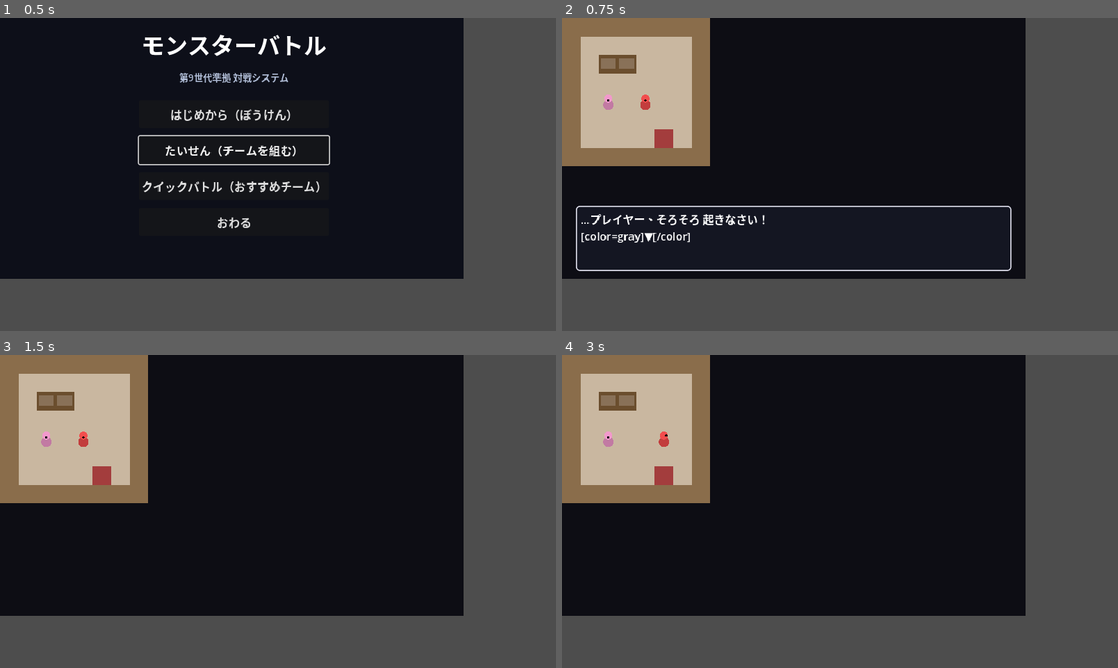
Above: before the commit, frames 1-4 (two rows, left to right).
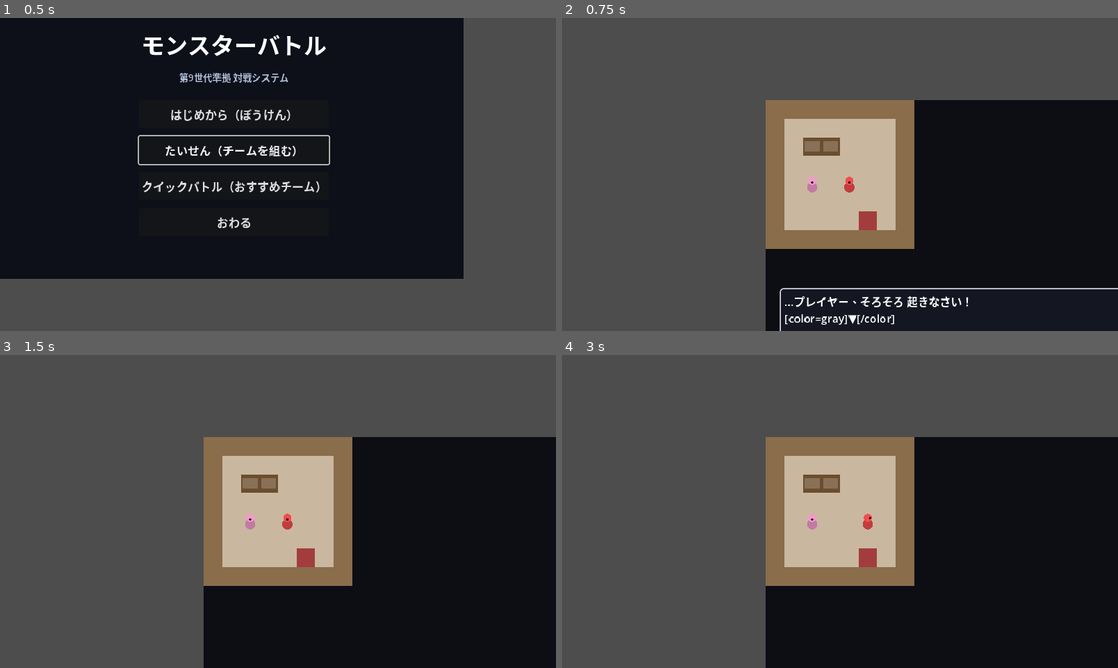
Above: after the commit, the same moments.

Repository: sevenssumeragi-code/pokemon
Game: Godot game, scene res://scenes/main.tscn
The game is run twice, just before and just after one commit, with the same random seed, the same clock (stepped at 60 frames per second) and the same inputs.
Inputs (mouse positions are in pixels of both pictures, inside the frame that each line leads up to):
- Up to frame 1 (0.5 s): no input
- Up to frame 2 (0.75 s): click "はじめから（ぼうけん）" at 0.5 s
- Up to frame 3 (1.5 s): tap Enter at 1.25 s; drag from (233, 486) to (333, 442) at 1.27 s
- Up to frame 4 (3 s): tap Space at 2 s; drag from (728, 527) to (812, 574) at 2.02 s; tap Enter at 2.75 s; move the mouse to (895, 442) at 2.77 s; hold Right from 2.78 s (still down); tap X at 2.85 s

Frame 1 is identical in both runs. In frame 2, 76% of the frame differs, in the area x 0-100%, y 0-100%; in frame 3, 76%; in frame 4, 76%.

Commit message:
RPG screenshots tool, camera centering on small maps, wild appearance message
Co-Authored-By: Claude Fable 5.1 <noreply@anthropic.com>
Claude-Session: https://claude.ai/code/session_01TdERNpyxrCgh3cwQFBbSt3

Diff:
--- a/tests/rpg_playthrough.gd
+++ b/tests/rpg_playthrough.gd
@@ -5,6 +5,7 @@
 
 var main: MainUI
 var ctrl: RPGController
+var gstate: GameState
 var frames := 0
 var plan: Array = []
 var step_i := 0
@@ -20,6 +21,7 @@
 	root.add_child(main)
 	main.start_new_game()
 	ctrl = main._current
+	gstate = ctrl.state
 	ctrl.auto_play = true
 	ctrl.move_duration = 0.0
 	ctrl.state.rng_seed = 4242
@@ -71,8 +73,8 @@
 	if frames > 400000:
 		return _fail("frame limit")
 	if not (main._current is RPGController):
-		if ctrl.state.flag("game_cleared", false):
-			print("PLAYTHROUGH_OK frames=%d steps=%d party=%s" % [frames, ctrl.steps_taken, _party_desc()])
+		if gstate.flag("game_cleared", false):
+			print("PLAYTHROUGH_OK frames=%d party=%s money=%d dex_caught=%d" % [frames, _party_desc(), gstate.money, gstate.dex_caught.size()])
 			_cleanup()
 			quit(0)
 			return true
@@ -138,7 +140,7 @@
 
 func _party_desc() -> String:
 	var parts: PackedStringArray = []
-	for p in ctrl.state.party:
+	for p in gstate.party:
 		parts.append("%s Lv%d" % [p.species, p.level])
 	return ", ".join(parts)
 
--- /dev/null
+++ b/tools/screenshot_rpg.gd
@@ -0,0 +1,73 @@
+extends SceneTree
+## RPG screenshots: overworld, dialog, menu, party, wild battle. Run under xvfb-run like screenshot.gd.
+var _step := 0
+var _frames := 0
+var _main: MainUI
+var _ctrl: RPGController
+
+func _initialize() -> void:
+	GameData.ensure_loaded()
+	GameState.slot_prefix = "shot_save"
+	DirAccess.make_dir_recursive_absolute(ProjectSettings.globalize_path("res://reports/screenshots"))
+	_main = MainUI.new()
+	root.add_child(_main)
+
+func _shot(name: String) -> void:
+	root.get_viewport().get_texture().get_image().save_png("res://reports/screenshots/%s.png" % name)
+	print("saved ", name)
+
+func _process(_d: float) -> bool:
+	_frames += 1
+	match _step:
+		0:
+			if _frames > 8:
+				_main.start_new_game()
+				_ctrl = _main._current
+				_ctrl.move_duration = 0.0
+				_step = 1; _frames = 0
+		1:
+			if _frames > 8:
+				_shot("10_rpg_home_dialog")
+				_ctrl.dialog_confirm(); _ctrl.dialog_confirm()
+				_step = 2; _frames = 0
+		2:
+			if _frames > 5:
+				_ctrl.state.set_flag("intro_done", true)
+				_ctrl.load_map("town", 7, 7, "down")
+				_ctrl.dialog_confirm()
+				_step = 3; _frames = 0
+		3:
+			if _frames > 8:
+				_shot("11_rpg_town")
+				_ctrl.open_menu()
+				_step = 4; _frames = 0
+		4:
+			if _frames > 5:
+				_shot("12_rpg_menu")
+				_ctrl.menu.closed.emit()
+				_ctrl.state.set_flag("got_starter", true)
+				var rng := RandomNumberGenerator.new(); rng.seed = 3
+				_ctrl.state.party.append(PokemonSet.generate("renny", 12, rng))
+				_ctrl.state.bag = {"monster_ball": 5, "potion": 3}
+				_ctrl.load_map("field", 9, 1, "down")
+				_step = 5; _frames = 0
+		5:
+			if _frames > 8:
+				_shot("13_rpg_field")
+				_ctrl.start_wild_battle("muni", 5)
+				_step = 6; _frames = 0
+		6:
+			if _frames > 40:
+				_shot("14_rpg_wild_battle")
+				_ctrl.battle_screen._show_bag()
+				_step = 7; _frames = 0
+		7:
+			if _frames > 5:
+				_shot("15_rpg_battle_bag")
+				var p := ProjectSettings.globalize_path(GameState.save_path(1))
+				if FileAccess.file_exists(p):
+					DirAccess.remove_absolute(p)
+				EffectRegistry.reset()
+				quit(0)
+				return true
+	return false
--- a/ui/battle_screen.gd
+++ b/ui/battle_screen.gd
@@ -384,6 +384,8 @@
 		_log_index += 1
 		var handled_visual := _apply_visual(e)
 		var text := LogFormatter.format(e)
+		if battle.is_wild and str(e[0]) == "switch" and str(e[1]).begins_with("p2"):
+			text = "あ！ やせいの %s が とびだしてきた！" % GameData.name_of("species", str(e[2]))
 		if text != "":
 			_message.append_text(text + "\n")
 			_timer = message_delay if not auto_play else 0.0
--- a/ui/map_renderer.gd
+++ b/ui/map_renderer.gd
@@ -23,9 +23,11 @@
 	if camera != null and map != null:
 		var half := get_viewport_rect().size / 2.0
 		var target := player_pos + Vector2(TILE / 2.0, TILE / 2.0)
-		var maxx := maxf(half.x, map.width * TILE - half.x)
-		var maxy := maxf(half.y, map.height * TILE - half.y)
-		camera.position = Vector2(clampf(target.x, half.x, maxx), clampf(target.y, half.y, maxy))
+		var mw := map.width * TILE
+		var mh := map.height * TILE
+		var cx := clampf(target.x, half.x, maxf(half.x, mw - half.x)) if mw > half.x * 2 else mw / 2.0
+		var cy := clampf(target.y, half.y, maxf(half.y, mh - half.y)) if mh > half.y * 2 else mh / 2.0
+		camera.position = Vector2(cx, cy)
 	queue_redraw()
 
 func _draw() -> void:
Binary file added: reports/screenshots/10_rpg_home_dialog.png
Binary file added: reports/screenshots/11_rpg_town.png
Binary file added: reports/screenshots/12_rpg_menu.png
Binary file added: reports/screenshots/13_rpg_field.png
Binary file added: reports/screenshots/14_rpg_wild_battle.png
Binary file added: reports/screenshots/15_rpg_battle_bag.png
